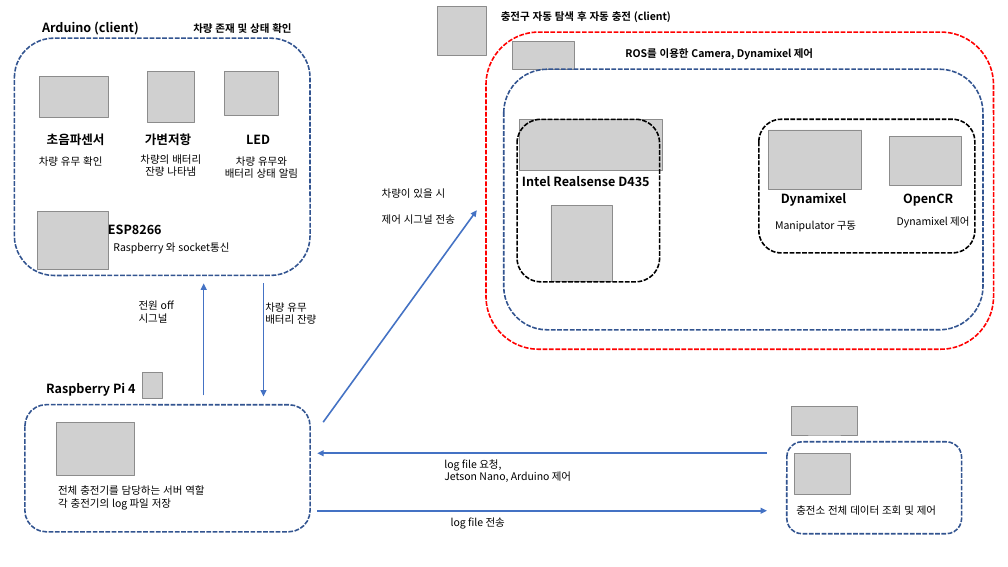
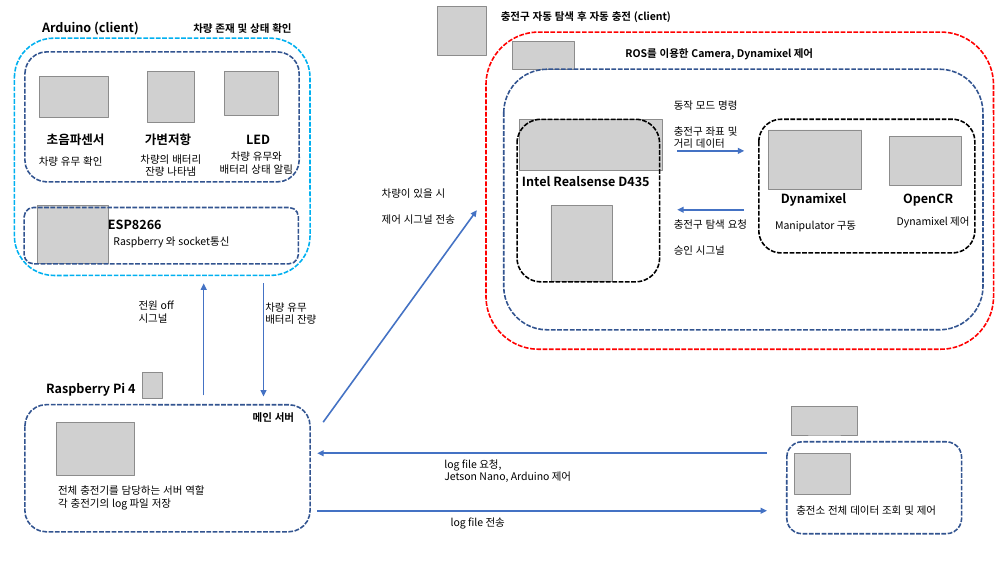
Before and after one commit to SangsO/TestFirst, a slide deck: slide 1 of Logo_Image/프레젠테이션1.pptx. Drawn at 1008x567 pixels with LibreOffice and Linux fonts; fonts in the diff are those of the drawing; grey boxes stand for pictures. Boxes give left, top, right and bottom in pixels: in the first picture for what was removed or moved away, otherwise in the second. Text is boxed around its words. In the diff, an @@ line names an element or a change of style, - is before the commit and + after.

```diff
--- a/Logo_Image/프레젠테이션1.pptx
+++ b/Logo_Image/프레젠테이션1.pptx
@@ rounded rectangle at (14, 38, 310, 275): outline #325491 1.5 pt dashed to #00B0F0 1.5 pt dashed @@
@@ rounded rectangle added at (25, 52, 299, 182), outline #325491 1.5 pt dashed @@
@@ text added at (674, 100, 738, 151), 10 pt, text #000000 @@
+동작 모드 명령
+충전구 좌표 및 거리 데이터
@@ text "차량 유무와 배터리 상태 알림": place and size @@
-text "차량 유무와 배터리 상태 알림" at (225, 156, 298, 178)
+text "차량 유무와 배터리 상태 알림" at (220, 151, 293, 175)
@@ arrow added from (678, 151) to (744, 151), #4472C4 1.5 pt @@
@@ rounded rectangle added at (24, 208, 299, 265), outline #325491 1.5 pt dashed @@
@@ arrow added from (744, 209) to (678, 209), #4472C4 1.5 pt @@
@@ 2 texts, 1 picture: place and size @@
-2 texts, 1 picture at (38, 212, 229, 270)
+2 texts, 1 picture at (38, 206, 229, 264)
@@ text added at (674, 219, 747, 255), 10 pt, text #000000 @@
+충전구 탐색 요청
+승인 시그널
@@ text added at (253, 412, 294, 422), 10 pt, text #000000, bold @@
+메인 서버
```
